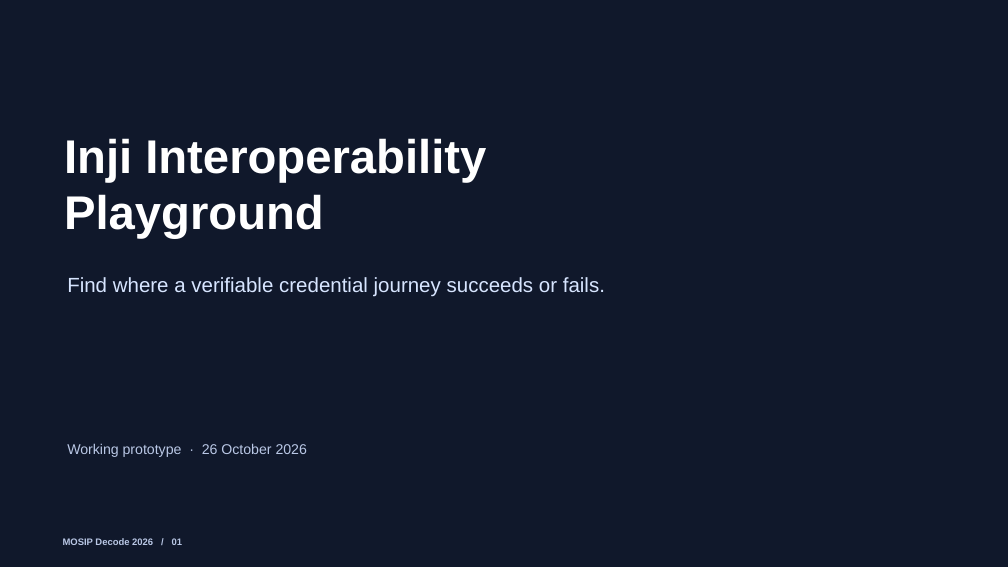
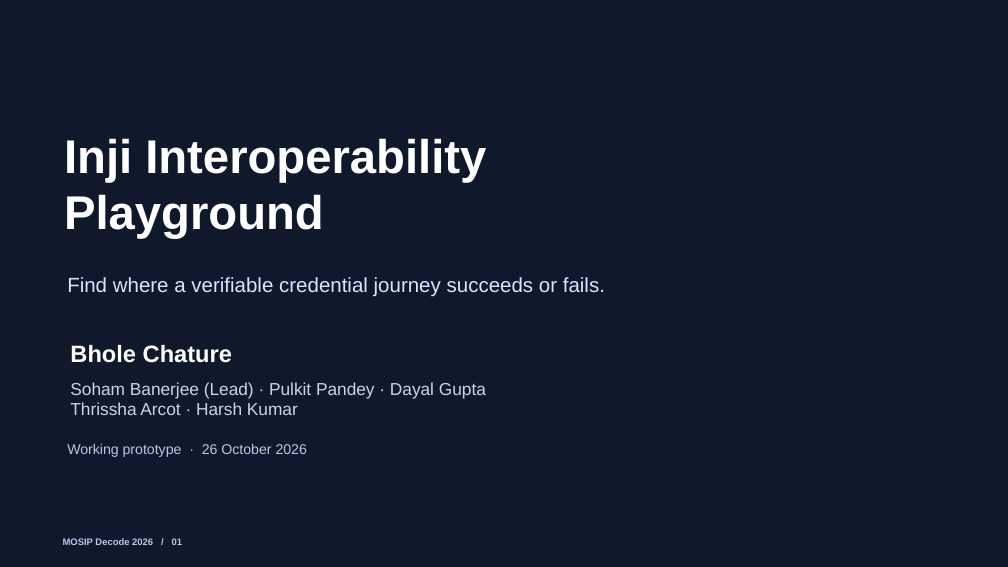
Before and after one commit to oki-dokii/mosip, a slide deck: slide 1 of submission/pitch/Interoperability_Playground_Pitch_2026-10-26.pptx. Drawn at 1008x567 pixels with LibreOffice and Linux fonts; fonts in the diff are those of the drawing. Boxes give left, top, right and bottom in pixels: in the first picture for what was removed or moved away, otherwise in the second. Text is boxed around its words. In the diff, an @@ line names an element or a change of style, - is before the commit and + after.

Commit message:
Add Bhole Chature team roster to submission and pitch

```diff
--- a/submission/pitch/Interoperability_Playground_Pitch_2026-10-26.pptx
+++ b/submission/pitch/Interoperability_Playground_Pitch_2026-10-26.pptx
@@ text added at (70, 345, 232, 363), 22.5 pt, text #FFFFFF, bold @@
+Bhole Chature
@@ text added at (70, 382, 486, 415), 16.5 pt, text #CBD5E1 @@
+Soham Banerjee (Lead) · Pulkit Pandey · Dayal Gupta
+Thrissha Arcot · Harsh Kumar
```
Also in this commit, not shown: 7 other files.
